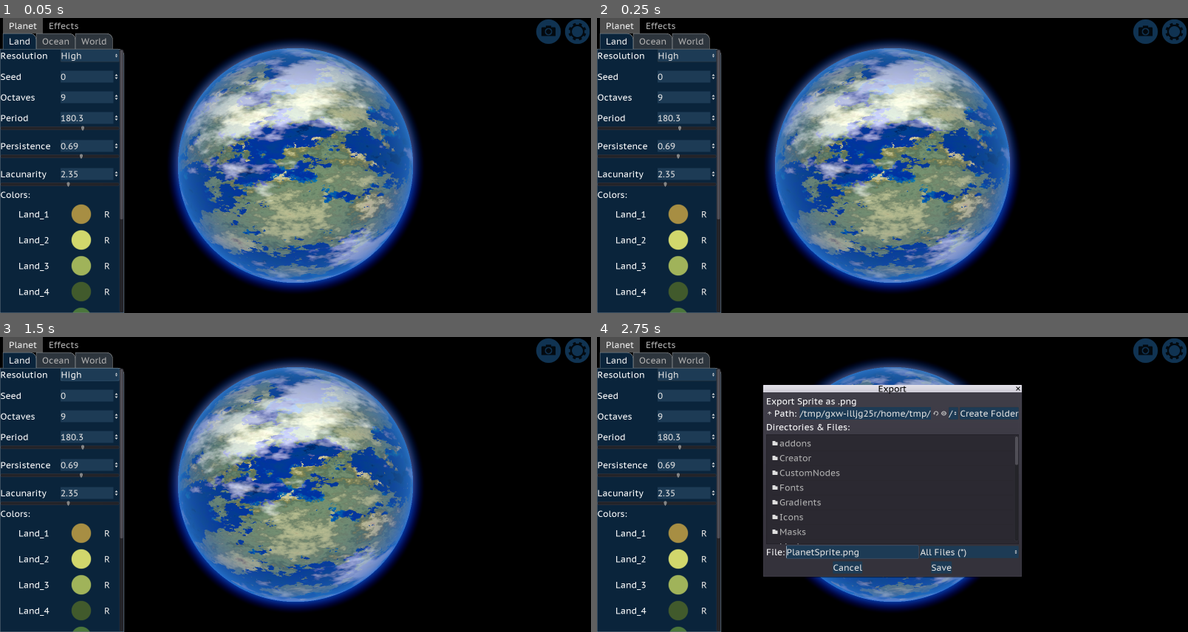
Above: before the commit, frames 1-4 (two rows, left to right).
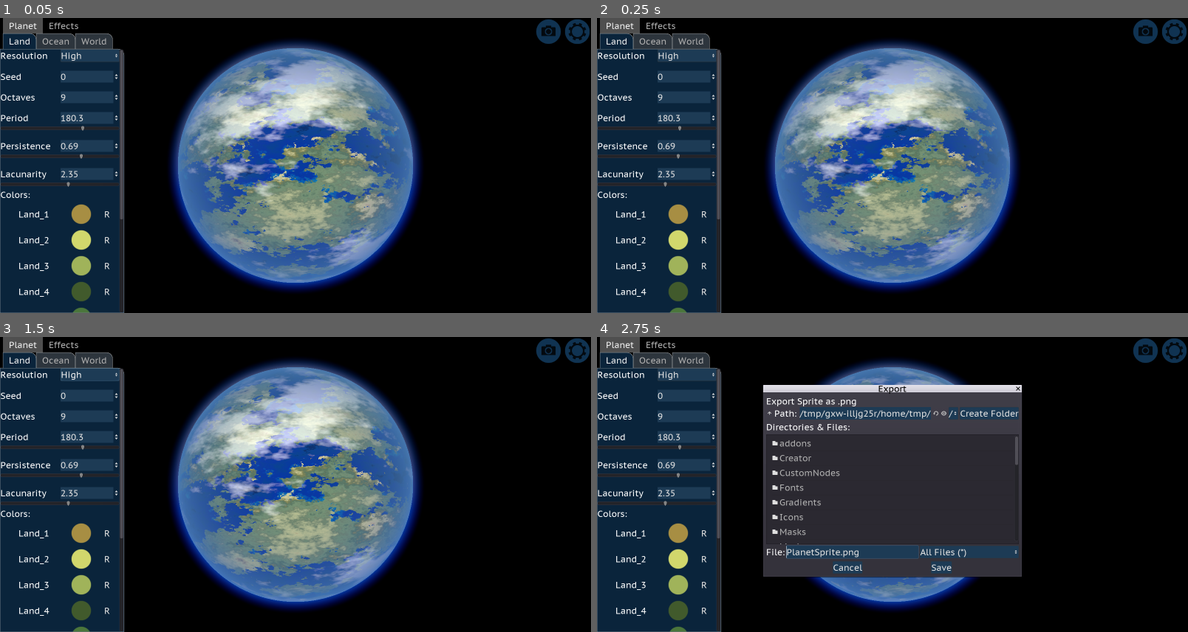
Above: after the commit, the same moments.

Repository: Anaxarchus/Worlds
Game: Godot game, scene res://Creator/CreationScene.tscn
Same seed, same stepped clock (60 frames per second), same inputs: the game is played once before the commit and once after it.
Inputs (mouse positions are in pixels of both pictures, inside the frame that each line leads up to):
- Up to frame 1 (0.05 s): no input
- Up to frame 2 (0.25 s): no input
- Up to frame 3 (1.5 s): click "High" at 0.5 s; click "R" at 1.25 s
- Up to frame 4 (2.75 s): click (1146, 351) at 2 s

The runs differ from the first frame. In frame 1, 4.0% of the frame differs, in the area x 30-70%, y 10-89%; in frame 2, 4.0%; in frame 3, 4.1%; in frame 4, 0.9%.

Commit message:
Update Environment.tres

Diff:
--- a/Creator/Environment.tres
+++ b/Creator/Environment.tres
@@ -4,8 +4,8 @@
 background_color = Color( 0, 0, 0, 0 )
 background_energy = 0.0
 fog_enabled = true
-fog_color = Color( 0.176471, 0.509804, 0.847059, 1 )
+fog_color = Color( 0.305882, 0.513726, 0.717647, 1 )
 fog_depth_begin = 1.0
 fog_depth_end = 2.0
-fog_depth_curve = 1.31951
+fog_depth_curve = 0.757861
 adjustment_enabled = true
